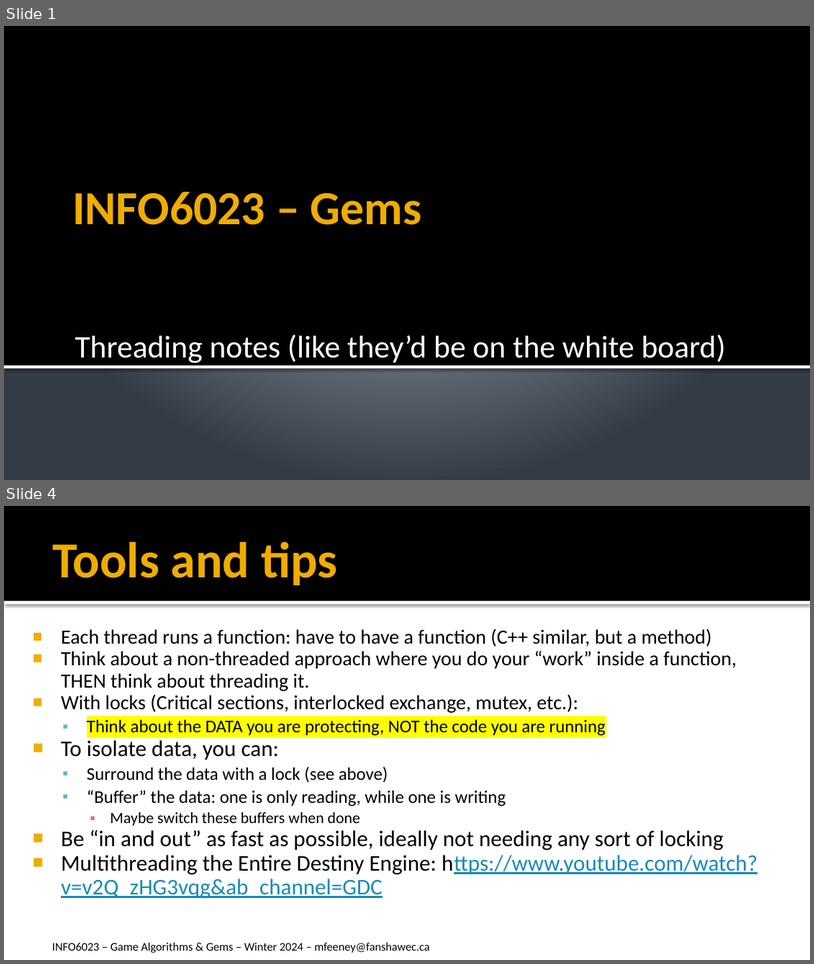
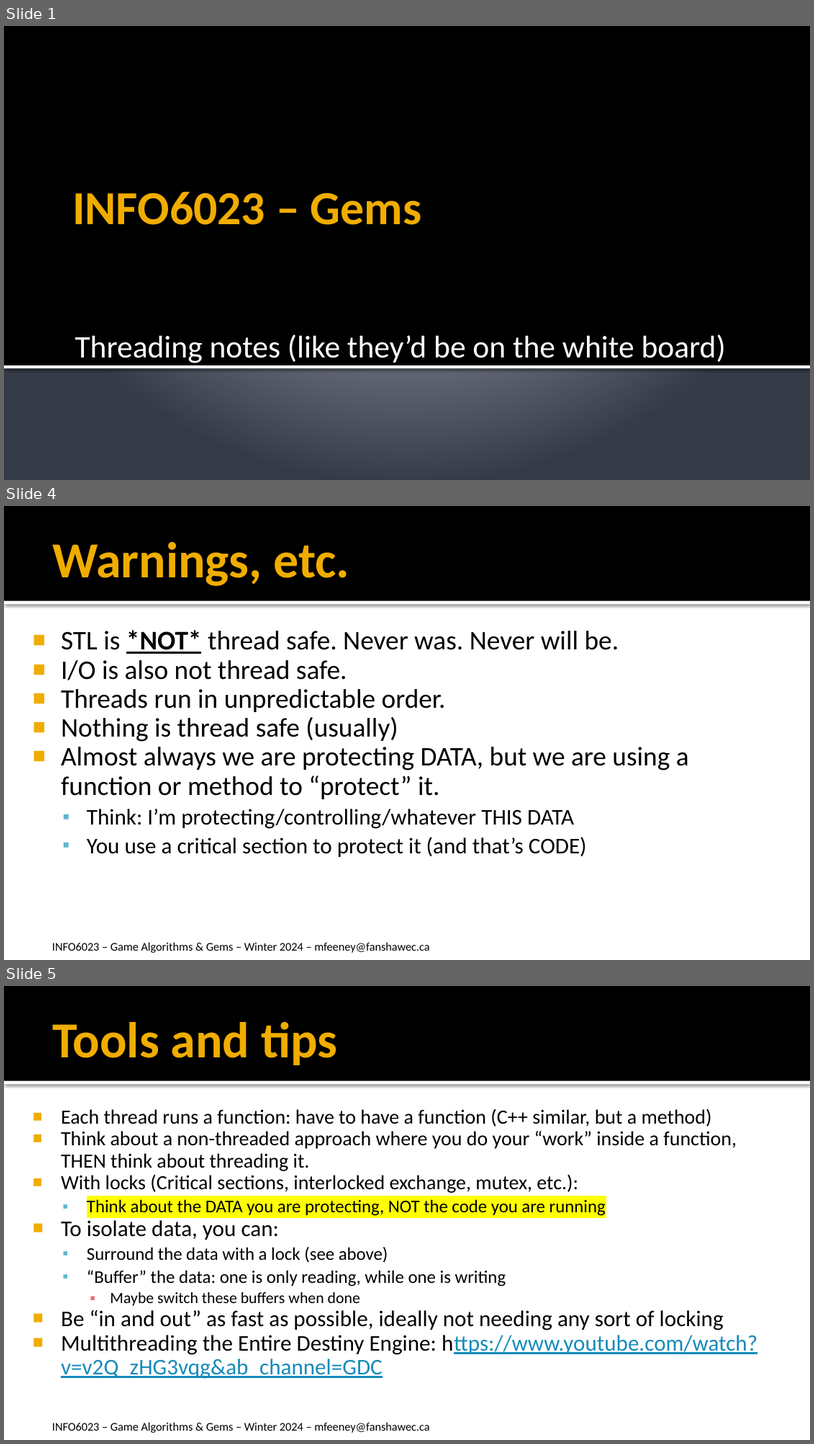
Before and after one commit to FeeneyCodes/GDP202425, a slide deck: 6023_Algor_Gems_(2025)/Day2Day/W04 (threading)/6023_W04_Threading_Notes.pptx. Shown one above the other, each under a label of ours: slides 1 and 4 before the commit, slides 1, 4 and 5 after it; the slides between them are not shown. The pictures are 814x964 and 814x1444 pixels, drawn with LibreOffice and Linux fonts; fonts in the diff are those of the drawing. Boxes give left, top, right and bottom in pixels: in the first picture for what was removed or moved away, otherwise in the second. Text is boxed around its words. In the diff, an @@ line names an element or a change of style, - is before the commit and + after.

Commit message:
TryCriticalSection

```diff
--- a/6023_Algor_Gems_(2025)/Day2Day/W04 (threading)/6023_W04_Threading_Notes.pptx
+++ b/6023_Algor_Gems_(2025)/Day2Day/W04 (threading)/6023_W04_Threading_Notes.pptx
@@ slide 4 added at box(4, 506, 810, 960), background #FFFFFF; not listed: 3 template elements that a slide beside it also shows @@
@@ title added at box(52, 542, 350, 586), 45 pt, text #F0AD00, bold @@
+Warnings, etc.
@@ text added at box(61, 630, 689, 857), 24 pt, text #000000 @@
+■ STL is *NOT* thread safe. Never was. Never will be.
+■ I/O is also not thread safe.
+■ Threads run in unpredictable order.
+■ Nothing is thread safe (usually)
+■ Almost always we are protecting DATA, but we are using a function or method to “protect” it.
+  ▪ Think: I’m protecting/controlling/whatever THIS DATA
+  ▪ You use a critical section to protect it (and that’s CODE)
@@ what was slide 4 is now slide 5 @@
```
Also in this commit, not shown: 1 slide changed, 2 other slides added, 1 other file.
